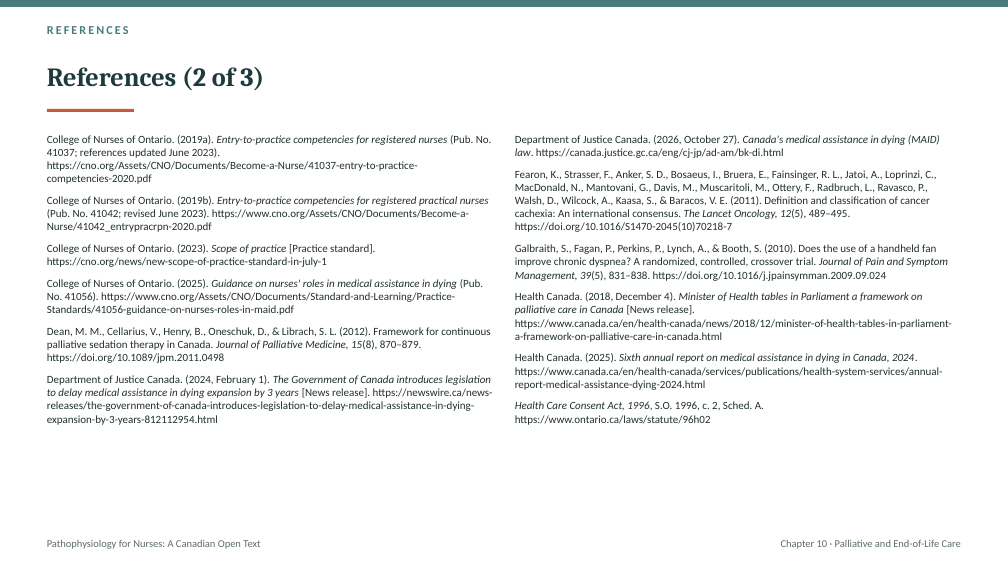
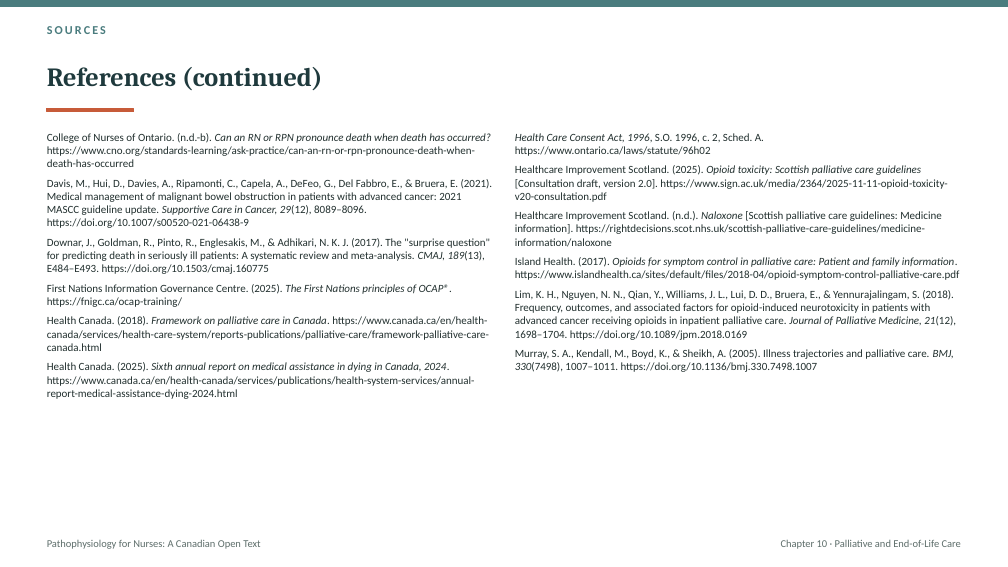
Before and after one commit to andrewleenl/opensourcenursing, a slide deck: slide 48 of Ch10_Palliative_and_End_of_Life_Care_Lecture_Presentation.pptx (slide 60 before the commit). Drawn at 1008x567 pixels with LibreOffice and Linux fonts; fonts in the diff are those of the drawing. Boxes give left, top, right and bottom in pixels: in the first picture for what was removed or moved away, otherwise in the second. Text is boxed around its words. In the diff, an @@ line names an element or a change of style, - is before the commit and + after.

```diff
--- a/Ch10_Palliative_and_End_of_Life_Care_Lecture_Presentation.pptx
+++ b/Ch10_Palliative_and_End_of_Life_Care_Lecture_Presentation.pptx
@@ text at box(47, 26, 106, 34): text changed @@
-REFERENCES
+SOURCES
@@ title at box(47, 67, 322, 90): text changed @@
-References (2 of 3)
+References (continued)
@@ text at box(47, 133, 493, 399): text changed @@
-College of Nurses of Ontario. (2019a). Entry-to-practice competencies for registered nurses (Pub. No. 41037; references updated June 2023). https://cno.org/Assets/CNO/Documents/Become-a-Nurse/41037-entry-to-practice-competencies-2020.pdf
-College of Nurses of Ontario. (2019b). Entry-to-practice competencies for registered practical nurses (Pub. No. 41042; revised June 2023). https://www.cno.org/Assets/CNO/Documents/Become-a-Nurse/41042_entrypracrpn-2020.pdf
-College of Nurses of Ontario. (2023). Scope of practice [Practice standard]. https://cno.org/news/new-scope-of-practice-standard-in-july-1
-College of Nurses of Ontario. (2025). Guidance on nurses' roles in medical assistance in dying (Pub. No. 41056). https://www.cno.org/Assets/CNO/Documents/Standard-and-Learning/Practice-Standards/41056-guidance-on-nurses-roles-in-maid.pdf
-Dean, M. M., Cellarius, V., Henry, B., Oneschuk, D., & Librach, S. L. (2012). Framework for continuous palliative sedation therapy in Canada. Journal of Palliative Medicine, 15(8), 870–879. https://doi.org/10.1089/jpm.2011.0498
-Department of Justice Canada. (2024, February 1). The Government of Canada introduces legislation to delay medical assistance in dying expansion by 3 years [News release]. https://newswire.ca/news-releases/the-government-of-canada-introduces-legislation-to-delay-medical-assistance-in-dying-expansion-by-3-years-812112954.html
+College of Nurses of Ontario. (n.d.-b). Can an RN or RPN pronounce death when death has occurred? https://www.cno.org/standards-learning/ask-practice/can-an-rn-or-rpn-pronounce-death-when-death-has-occurred
+Davis, M., Hui, D., Davies, A., Ripamonti, C., Capela, A., DeFeo, G., Del Fabbro, E., & Bruera, E. (2021). Medical management of malignant bowel obstruction in patients with advanced cancer: 2021 MASCC guideline update. Supportive Care in Cancer, 29(12), 8089–8096. https://doi.org/10.1007/s00520-021-06438-9
+Downar, J., Goldman, R., Pinto, R., Englesakis, M., & Adhikari, N. K. J. (2017). The "surprise question" for predicting death in seriously ill patients: A systematic review and meta-analysis. CMAJ, 189(13), E484–E493. https://doi.org/10.1503/cmaj.160775
+First Nations Information Governance Centre. (2025). The First Nations principles of OCAP®. https://fnigc.ca/ocap-training/
+Health Canada. (2018). Framework on palliative care in Canada. https://www.canada.ca/en/health-canada/services/health-care-system/reports-publications/palliative-care/framework-palliative-care-canada.html
+Health Canada. (2025). Sixth annual report on medical assistance in dying in Canada, 2024. https://www.canada.ca/en/health-canada/services/publications/health-system-services/annual-report-medical-assistance-dying-2024.html
@@ text at box(515, 135, 952, 390): paragraphs removed @@
-Department of Justice Canada. (2026, October 27). Canada's medical assistance in dying (MAID) law. https://canada.justice.gc.ca/eng/cj-jp/ad-am/bk-di.html
-Fearon, K., Strasser, F., Anker, S. D., Bosaeus, I., Bruera, E., Fainsinger, R. L., Jatoi, A., Loprinzi, C., MacDonald, N., Mantovani, G., Davis, M., Muscaritoli, M., Ottery, F., Radbruch, L., Ravasco, P., Walsh, D., Wilcock, A., Kaasa, S., & Baracos, V. E. (2011). Definition and classification of cancer cachexia: An international consensus. The Lancet Oncology, 12(5), 489–495. https://doi.org/10.1016/S1470-2045(10)70218-7
-Galbraith, S., Fagan, P., Perkins, P., Lynch, A., & Booth, S. (2010). Does the use of a handheld fan improve chronic dyspnea? A randomized, controlled, crossover trial. Journal of Pain and Symptom Management, 39(5), 831–838. https://doi.org/10.1016/j.jpainsymman.2009.09.024
-Health Canada. (2018, December 4). Minister of Health tables in Parliament a framework on palliative care in Canada [News release]. https://www.canada.ca/en/health-canada/news/2018/12/minister-of-health-tables-in-parliament-a-framework-on-palliative-care-in-canada.html
-Health Canada. (2025). Sixth annual report on medical assistance in dying in Canada, 2024. https://www.canada.ca/en/health-canada/services/publications/health-system-services/annual-report-medical-assistance-dying-2024.html
@@ text at box(515, 133, 764, 156): less space between paragraphs @@
@@ text at box(515, 165, 960, 372): paragraphs added @@
+Healthcare Improvement Scotland. (2025). Opioid toxicity: Scottish palliative care guidelines [Consultation draft, version 2.0]. https://www.sign.ac.uk/media/2364/2025-11-11-opioid-toxicity-v20-consultation.pdf
+Healthcare Improvement Scotland. (n.d.). Naloxone [Scottish palliative care guidelines: Medicine information]. https://rightdecisions.scot.nhs.uk/scottish-palliative-care-guidelines/medicine-information/naloxone
+Island Health. (2017). Opioids for symptom control in palliative care: Patient and family information. https://www.islandhealth.ca/sites/default/files/2018-04/opioid-symptom-control-palliative-care.pdf
+Lim, K. H., Nguyen, N. N., Qian, Y., Williams, J. L., Lui, D. D., Bruera, E., & Yennurajalingam, S. (2018). Frequency, outcomes, and associated factors for opioid-induced neurotoxicity in patients with advanced cancer receiving opioids in inpatient palliative care. Journal of Palliative Medicine, 21(12), 1698–1704. https://doi.org/10.1089/jpm.2018.0169
+Murray, S. A., Kendall, M., Boyd, K., & Sheikh, A. (2005). Illness trajectories and palliative care. BMJ, 330(7498), 1007–1011. https://doi.org/10.1136/bmj.330.7498.1007
```
Also in this commit, not shown: 4 other slides changed, 45 slides added, 57 slides removed, 7 other files.
